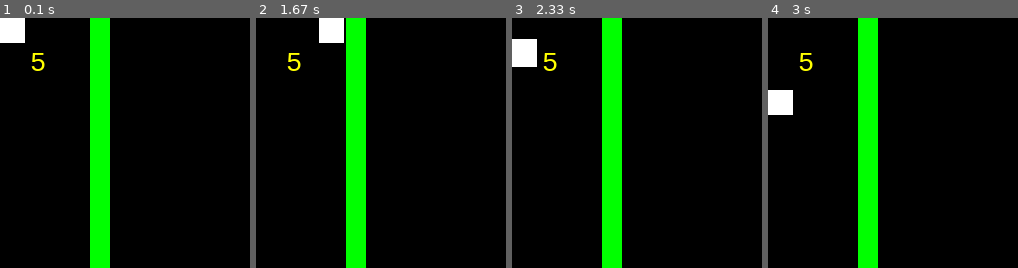
Above: before the commit, frames 1-4 (left to right).
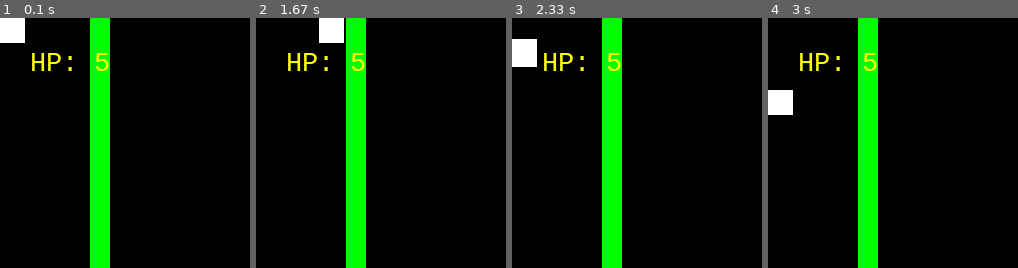
Above: after the commit, the same moments.

Repository: MatthewWilsonBCAA/pygame-stuff
Game: pygame game, started from main.py
The game is run twice, just before and just after one commit, with the same random seed, the same clock (stepped at 60 frames per second) and the same inputs.
Inputs:
- Up to frame 1 (0.1 s): no input
- Up to frame 2 (1.67 s): hold Right 0.33-0.8 s
- Up to frame 3 (2.33 s): hold Left 1.67-2.2 s; hold Down from 2.23 s (still down)
- Up to frame 4 (3 s): release Down at 2.53 s
The pictures show only the part of the screen within x 0-50%, y 0-50%; the shares and areas given below are measured in that part.

The runs differ from the first frame. In frame 1, 0.6% of the frame differs, in the area x 12-44%, y 14-22%; in frame 2, 0.6%; in frame 3, 0.6%; in frame 4, 0.6%.

Commit message:
added more rooms, and HP pickups

Diff:
--- a/main.py
+++ b/main.py
@@ -130,6 +130,15 @@
         self.surf.fill((colors["Blue"]))
         self.rect = self.surf.get_rect(center=cor)
 
+class PickUp(pygame.sprite.Sprite):
+    def __init__(self, cor, size):
+        super(PickUp, self).__init__()
+        self.surf = pygame.Surface(size)
+        self.surf.fill((colors["Purple"]))
+        self.rect = self.surf.get_rect(center=cor)
+        self.type = type
+
+
 door_warp_list = []
 selected_room = {}
 def enter_room(ID):
@@ -139,6 +148,8 @@
         door.kill()
     for enemy in enemies:
         enemy.kill()
+    for pick in pick_ups:
+        pick.kill()
     global selected_room
     global door_warp_list
     selected_room = rooms.room_list[ID]
@@ -155,6 +166,10 @@
             new_enemy = Enemy(cor, size)
             enemies.add(new_enemy)
             all_sprites.add(new_enemy)
+        elif "pick" in wall:
+            pick_up = PickUp(cor, size)
+            pick_ups.add(pick_up)
+            all_sprites.add(pick_up)
         else:
             color = selected_room[wall]["color"]
             new_wall = Wall(cor, size, color)
@@ -186,6 +201,7 @@
 doors = pygame.sprite.Group()
 enemies = pygame.sprite.Group()
 blasts = pygame.sprite.Group()
+pick_ups = pygame.sprite.Group()
 enter_room(0)
 
 
@@ -222,6 +238,12 @@
             player.rect = player.surf.get_rect(center=selected_room[door_warp_list[z]]["warp"])
             enter_room(selected_room[door_warp_list[z]]["id"])
         z += 1
+
+    for pick in pick_ups:
+        if pygame.sprite.collide_rect(player, pick):
+            player_hp += 1
+            pick.kill()
+
     for entity in all_sprites:
         screen.blit(entity.surf, entity.rect)
 
@@ -231,7 +253,6 @@
             player_hp -= 3
         if blasts and pygame.sprite.collide_rect(blast, enemy):
             enemy.kill()
-            player_hp += 1
 
     if player_hp <= 0:
         player.kill()
@@ -258,7 +279,7 @@
             blast.kill()
         if timer == 0:
             attack = False
-    text = str(player_hp)
+    text = "HP: " + str(player_hp)
     screen.blit(font.render(text, True, (255, 255, 0)), (30, 30))
 
     #gets the player input, and changes the game state accordingly
--- a/rooms.py
+++ b/rooms.py
@@ -53,7 +53,7 @@
 
 throne_room = {
     "1": {
-        "cor": (400, 300),
+        "cor": (250, 250),
         "size": (50, 50),
         "color": "Purple"
     },
@@ -67,11 +67,28 @@
         "size": (20, 100),
         "color": "Blue"
     },
+    "4": {
+        "cor": (100, 0),
+        "size": (200, 20),
+        "color": "Blue"
+    },
     "exit_L": {
         "cor": (0, 300),
         "size": (10, 200),
         "warp": (480, 300),
         "id": 1
+    },
+    "pick_1": {
+        "cor": (300, 250),
+        "size": (15, 15)
+    }
+}
+
+balcony = {
+    "1": {
+        "cor": (0, 50),
+        "size": (20, 300),
+        "color": "Blue"
     }
 }
 
